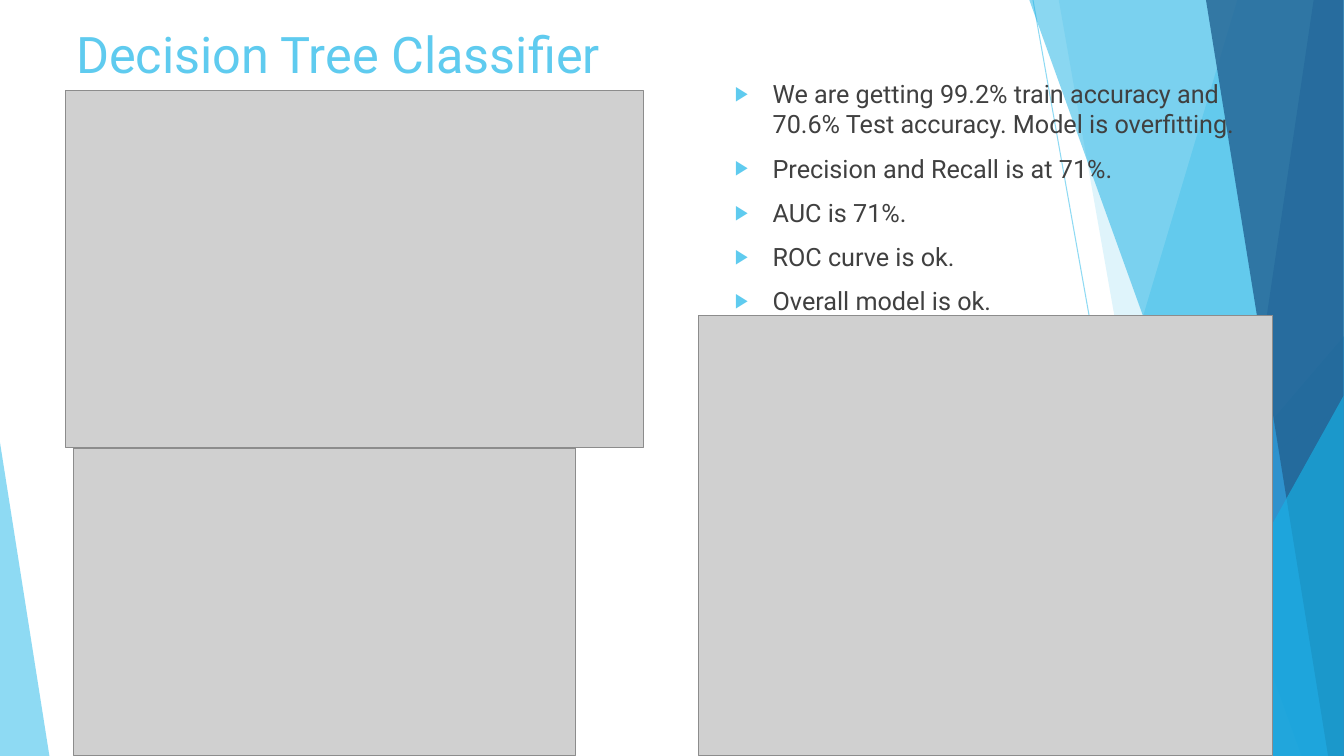
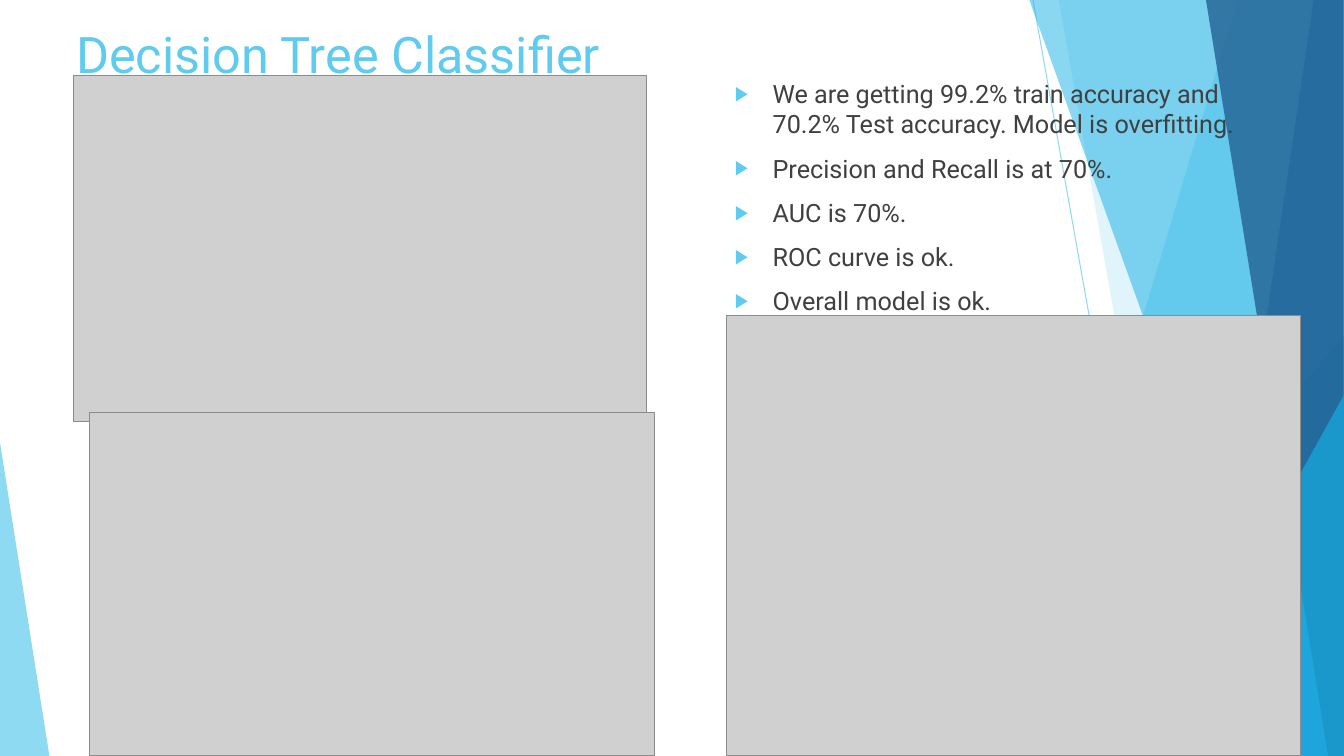
Before and after one commit to meghrajkonduskar/In-Drive-Coupon-Recommendation-Project, a slide deck: slide 20 of In Drive Coupon Recommendation.pptx. Drawn at 1344x756 pixels with LibreOffice and Linux fonts; fonts in the diff are those of the drawing; grey boxes stand for pictures. Boxes give left, top, right and bottom in pixels: in the first picture for what was removed or moved away, otherwise in the second. Text is boxed around its words. In the diff, an @@ line names an element or a change of style, - is before the commit and + after.

Commit message:
fix bugs and final model

```diff
--- a/In Drive Coupon Recommendation.pptx
+++ b/In Drive Coupon Recommendation.pptx
@@ picture: place and size @@
-picture at box(66, 91, 643, 448)
+picture at box(74, 76, 646, 421)
@@ text at box(773, 80, 1234, 223): text changed @@
-▶ We are getting 99.2% train accuracy and 70.6% Test accuracy. Model is overfitting.
-▶ Precision and Recall is at 71%.
-▶ AUC is 71%.
+▶ We are getting 99.2% train accuracy and 70.2% Test accuracy. Model is overfitting.
+▶ Precision and Recall is at 70%.
+▶ AUC is 70%.
@@ picture: place and size @@
-picture at box(699, 316, 1273, 756)
+picture at box(727, 316, 1302, 756)
@@ picture: place and size @@
-picture at box(74, 448, 576, 756)
+picture at box(89, 413, 654, 756)
```
Also in this commit, not shown: 10 other slides changed, 1 slide added, 22 other files.
